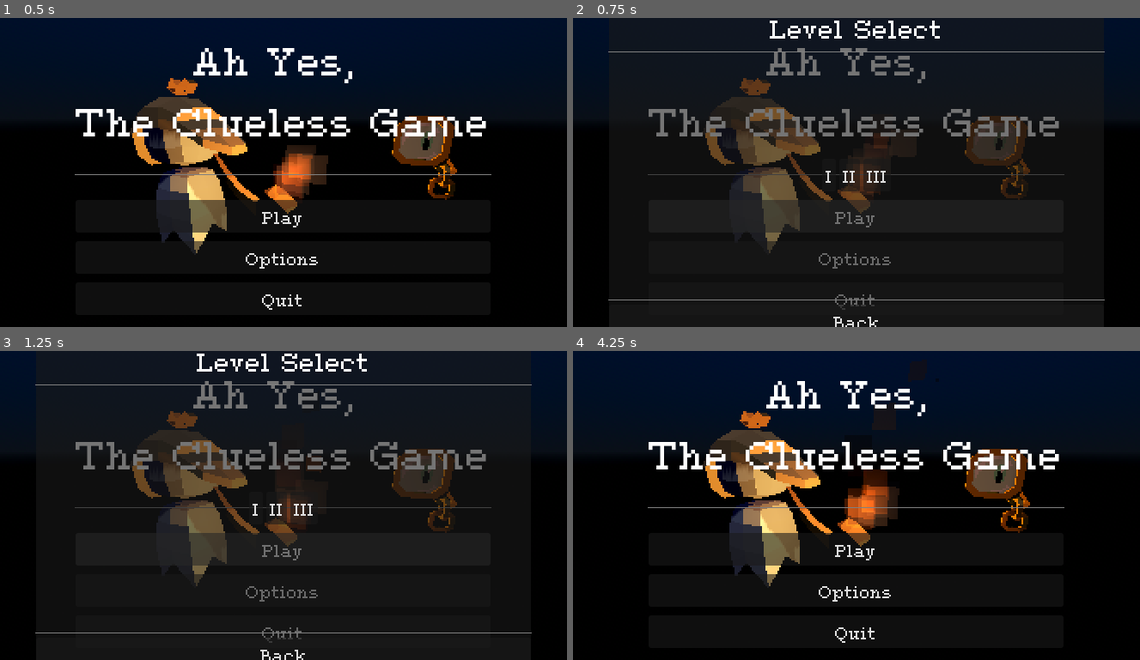
Above: before the commit, frames 1-4 (two rows, left to right).
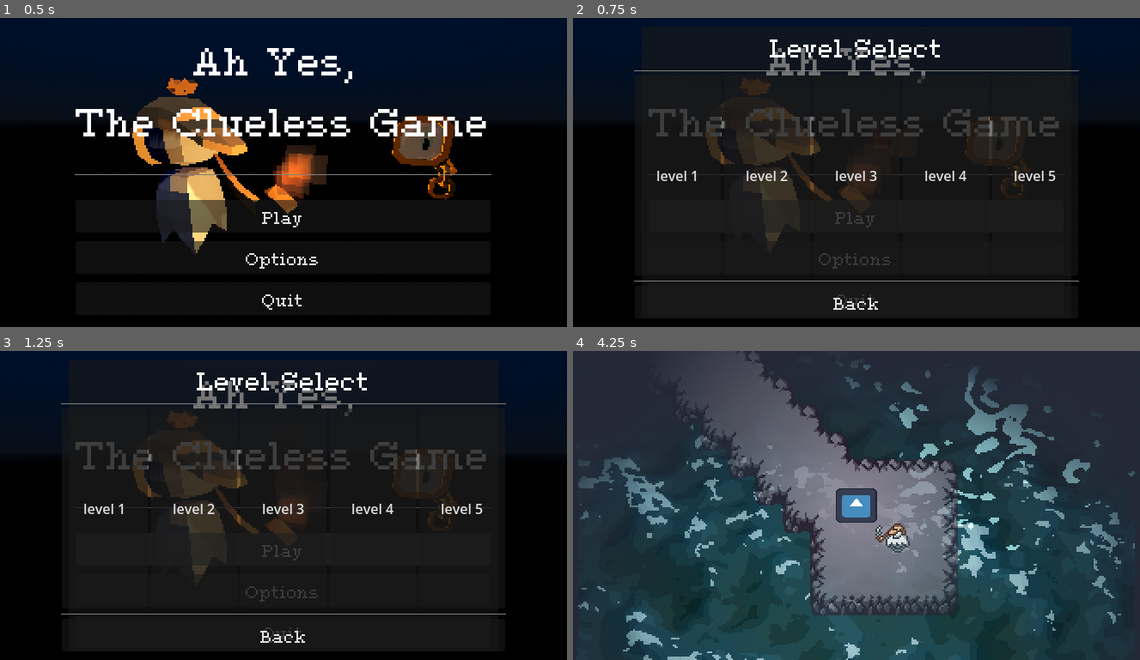
Above: after the commit, the same moments.

Repository: SmithyMKPK/SPRING-RGDC-GAME-JAM-2026
Game: Godot game, scene res://menu_scenes/main_menu.tscn
Same seed, same stepped clock (60 frames per second), same inputs: the game is played once before the commit and once after it. This scene is started directly instead of the project's main scene. The engine's default icon, where the game draws it, is replaced by a stand-in: a white triangle on a blue panel in a dark square.
Inputs (mouse positions are in pixels of both pictures, inside the frame that each line leads up to):
- Up to frame 1 (0.5 s): no input
- Up to frame 2 (0.75 s): click "Play" at 0.5 s
- Up to frame 3 (1.25 s): no input
- Up to frame 4 (4.25 s): click (828, 508) at 1.25 s, where only the run before the commit has a clickable "I"; click (850, 508) at 2 s, where only the run before the commit has a clickable "II"; click (879, 508) at 2.75 s, where only the run before the commit has a clickable "III"; click (856, 653) at 3.5 s, where only the run before the commit has a clickable "Back"

Frame 1 is identical in both runs. In frame 2, 8.4% of the frame differs, in the area x 6-94%, y 0-100%; in frame 3, 8.4%; in frame 4, 100%, in the area x 0-100%, y 0-100%.

Commit message:
feature: level selection

Diff:
--- /dev/null
+++ b/menu_scenes/level_select/level_button.tscn
@@ -0,0 +1,7 @@
+[gd_scene format=3 uid="uid://735rtut6cfeq"]
+
+[node name="LevelButton" type="Button" unique_id=1225191436]
+custom_minimum_size = Vector2(100, 0)
+offset_right = 110.0
+offset_bottom = 233.0
+text = "Level Name"
--- /dev/null
+++ b/menu_scenes/level_select/level_selection_menu.gd
@@ -0,0 +1,30 @@
+extends Control
+
+## The grid container that has buttons to each level
+@export var _level_container: Container;
+
+@export var button_preset: PackedScene;
+
+@export var levels: Array[PackedScene] = [];
+
+func _ready() -> void:
+	var current_button_level: int = 0;
+
+	for level: PackedScene in self.levels:
+
+		var button: Button = self.button_preset.instantiate();
+		button.text = "level %s" % [current_button_level + 1];
+
+		self._level_container.add_child(button);
+
+		button.pressed.connect(
+			Callable(self, "_on_level_button_pressed").bind(current_button_level))
+		current_button_level += 1
+
+## Acts on a level being pressed
+func _on_level_button_pressed(level_number: int) -> void:
+	self.get_tree().change_scene_to_packed(self.levels[level_number]);
+
+## Acts on the back button getting presses
+func _on_back_button_pressed() -> void:
+	self.visible = false
--- /dev/null
+++ b/menu_scenes/level_select/level_selection_menu.tscn
@@ -0,0 +1,58 @@
+[gd_scene format=3 uid="uid://bpf71ifns3ocu"]
+
+[ext_resource type="Script" uid="uid://lnsm40u5fhrl" path="res://menu_scenes/level_select/level_selection_menu.gd" id="1_2vl8i"]
+[ext_resource type="FontFile" uid="uid://cnqy0ca0e0jj6" path="res://assets/typefaces/Cairopixel.ttf" id="1_r6oyx"]
+[ext_resource type="PackedScene" uid="uid://735rtut6cfeq" path="res://menu_scenes/level_select/level_button.tscn" id="2_eyild"]
+
+[node name="Level Selection Menu" type="Control" unique_id=493822413 node_paths=PackedStringArray("_level_container")]
+layout_mode = 3
+anchors_preset = 15
+anchor_right = 1.0
+anchor_bottom = 1.0
+grow_horizontal = 2
+grow_vertical = 2
+script = ExtResource("1_2vl8i")
+_level_container = NodePath("VBoxContainer/HBoxContainer")
+button_preset = ExtResource("2_eyild")
+
+[node name="Panel" type="Panel" parent="." unique_id=628389745]
+layout_mode = 1
+anchors_preset = 15
+anchor_right = 1.0
+anchor_bottom = 1.0
+grow_horizontal = 2
+grow_vertical = 2
+
+[node name="VBoxContainer" type="VBoxContainer" parent="." unique_id=1944206383]
+layout_mode = 1
+anchors_preset = 15
+anchor_right = 1.0
+anchor_bottom = 1.0
+grow_horizontal = 2
+grow_vertical = 2
+
+[node name="Label" type="Label" parent="VBoxContainer" unique_id=570914773]
+layout_mode = 2
+theme_override_fonts/font = ExtResource("1_r6oyx")
+theme_override_font_sizes/font_size = 48
+text = "Level Select"
+horizontal_alignment = 1
+
+[node name="HSeparator" type="HSeparator" parent="VBoxContainer" unique_id=794346751]
+layout_mode = 2
+theme_override_constants/separation = 4
+
+[node name="HBoxContainer" type="HBoxContainer" parent="VBoxContainer" unique_id=16196201]
+layout_mode = 2
+size_flags_vertical = 3
+
+[node name="HSeparator2" type="HSeparator" parent="VBoxContainer" unique_id=608088048]
+layout_mode = 2
+
+[node name="Back Button" type="Button" parent="VBoxContainer" unique_id=345181157]
+layout_mode = 2
+theme_override_fonts/font = ExtResource("1_r6oyx")
+theme_override_font_sizes/font_size = 32
+text = "Back"
+
+[connection signal="pressed" from="VBoxContainer/Back Button" to="." method="_on_back_button_pressed"]
--- a/menu_scenes/level_selection_menu.gd
+++ /dev/null
@@ -1,26 +0,0 @@
-extends Control
-
-## The grid container that has buttons to each level
-@export var _level_container: GridContainer
-
-func _ready() -> void:
-	var current_button_level: int = 1
-
-	for button: Button in self._level_container.get_children():
-		button.pressed.connect(
-			Callable(self, "_on_level_button_pressed").bind(current_button_level))
-		current_button_level += 1
-
-## Acts on a level being pressed
-func _on_level_button_pressed(level_number: int) -> void:
-	match level_number:
-		1:
-			get_tree().change_scene_to_file("res://levels/one/level_one_concept.tscn")
-		2:
-			get_tree().change_scene_to_file("res://levels/two/level_two_concept.tscn")
-		3:
-			get_tree().change_scene_to_file("res://levels/three/level_three_concept.tscn")
-
-## Acts on the back button getting presses
-func _on_back_button_pressed() -> void:
-	self.visible = false
--- a/menu_scenes/level_selection_menu.tscn
+++ /dev/null
@@ -1,74 +0,0 @@
-[gd_scene format=3 uid="uid://bpf71ifns3ocu"]
-
-[ext_resource type="Script" uid="uid://lnsm40u5fhrl" path="res://menu_scenes/level_selection_menu.gd" id="1_2vl8i"]
-[ext_resource type="FontFile" uid="uid://cnqy0ca0e0jj6" path="res://assets/typefaces/Cairopixel.ttf" id="1_r6oyx"]
-
-[node name="Level Selection Menu" type="Control" unique_id=493822413 node_paths=PackedStringArray("_level_container")]
-layout_mode = 3
-anchors_preset = 15
-anchor_right = 1.0
-anchor_bottom = 1.0
-grow_horizontal = 2
-grow_vertical = 2
-script = ExtResource("1_2vl8i")
-_level_container = NodePath("Panel/VBoxContainer/CenterContainer/GridContainer")
-
-[node name="Panel" type="Panel" parent="." unique_id=628389745]
-layout_mode = 0
-offset_left = -288.0
-offset_top = -192.0
-offset_right = 288.0
-offset_bottom = 192.0
-
-[node name="VBoxContainer" type="VBoxContainer" parent="Panel" unique_id=1944206383]
-layout_mode = 0
-offset_right = 576.0
-offset_bottom = 384.0
-
-[node name="Label" type="Label" parent="Panel/VBoxContainer" unique_id=570914773]
-layout_mode = 2
-theme_override_fonts/font = ExtResource("1_r6oyx")
-theme_override_font_sizes/font_size = 48
-text = "Level Select"
-horizontal_alignment = 1
-
-[node name="HSeparator" type="HSeparator" parent="Panel/VBoxContainer" unique_id=794346751]
-layout_mode = 2
-theme_override_constants/separation = 4
-
-[node name="CenterContainer" type="CenterContainer" parent="Panel/VBoxContainer" unique_id=1759007725]
-layout_mode = 2
-size_flags_vertical = 3
-
-[node name="GridContainer" type="GridContainer" parent="Panel/VBoxContainer/CenterContainer" unique_id=414549829]
-layout_mode = 2
-columns = 3
-
-[node name="Level 1 Button" type="Button" parent="Panel/VBoxContainer/CenterContainer/GridContainer" unique_id=938769507]
-layout_mode = 2
-theme_override_fonts/font = ExtResource("1_r6oyx")
-theme_override_font_sizes/font_size = 32
-text = "I"
-
-[node name="Level 2 Button" type="Button" parent="Panel/VBoxContainer/CenterContainer/GridContainer" unique_id=461618880]
-layout_mode = 2
-theme_override_fonts/font = ExtResource("1_r6oyx")
-theme_override_font_sizes/font_size = 32
-text = "II"
-
-[node name="Level 3 Button" type="Button" parent="Panel/VBoxContainer/CenterContainer/GridContainer" unique_id=563803249]
-layout_mode = 2
-theme_override_fonts/font = ExtResource("1_r6oyx")
-theme_override_font_sizes/font_size = 32
-text = "III"
-
-[node name="HSeparator2" type="HSeparator" parent="Panel/VBoxContainer" unique_id=608088048]
-layout_mode = 2
-
-[node name="Back Button" type="Button" parent="Panel/VBoxContainer" unique_id=345181157]
-layout_mode = 2
-theme_override_fonts/font = ExtResource("1_r6oyx")
-theme_override_font_sizes/font_size = 32
-text = "Back"
-
-[connection signal="pressed" from="Panel/VBoxContainer/Back Button" to="." method="_on_back_button_pressed"]
--- a/menu_scenes/main_menu.tscn
+++ b/menu_scenes/main_menu.tscn
@@ -3,8 +3,13 @@
 [ext_resource type="FontFile" uid="uid://cnqy0ca0e0jj6" path="res://assets/typefaces/Cairopixel.ttf" id="1_dg02v"]
 [ext_resource type="Script" uid="uid://cbclcm1cmlaj6" path="res://menu_scenes/main_menu.gd" id="1_kwrte"]
 [ext_resource type="PackedScene" uid="uid://ccvmanekwtydl" path="res://menu_scenes/options_menu.tscn" id="3_0nmaq"]
-[ext_resource type="PackedScene" uid="uid://bpf71ifns3ocu" path="res://menu_scenes/level_selection_menu.tscn" id="4_xnuoq"]
+[ext_resource type="PackedScene" uid="uid://bpf71ifns3ocu" path="res://menu_scenes/level_select/level_selection_menu.tscn" id="4_xnuoq"]
 [ext_resource type="PackedScene" uid="uid://cilgo7ig7tufy" path="res://menu_scenes/main_background/main_menu_background.tscn" id="5_0nmaq"]
+[ext_resource type="PackedScene" uid="uid://bb4nf1t7q628j" path="res://levels/level_tiles/level_1.tscn" id="6_q86ii"]
+[ext_resource type="PackedScene" uid="uid://censmn4x8ngpb" path="res://levels/level_tiles/level_2.tscn" id="7_rrbsy"]
+[ext_resource type="PackedScene" uid="uid://uvp512ldts47" path="res://levels/level_tiles/level_3.tscn" id="8_qaiaw"]
+[ext_resource type="PackedScene" uid="uid://delkpkiemnu1l" path="res://levels/level_tiles/level_4.tscn" id="9_6gg6d"]
+[ext_resource type="PackedScene" uid="uid://c1fcrch7hnvh8" path="res://levels/level_tiles/level_5.tscn" id="10_aki20"]
 
 [node name="Main Menu" type="Control" unique_id=2037886259]
 layout_mode = 3
@@ -81,7 +86,9 @@
 
 [node name="Level Selection Menu" parent="CenterContainer" unique_id=493822413 instance=ExtResource("4_xnuoq")]
 visible = false
+custom_minimum_size = Vector2(500, 340)
 layout_mode = 2
+levels = Array[PackedScene]([ExtResource("6_q86ii"), ExtResource("7_rrbsy"), ExtResource("8_qaiaw"), ExtResource("9_6gg6d"), ExtResource("10_aki20")])
 
 [connection signal="pressed" from="CenterContainer/VBoxContainer/Play Button" to="." method="_on_play_button_pressed"]
 [connection signal="pressed" from="CenterContainer/VBoxContainer/Options Button" to="." method="_on_options_button_pressed"]
Renamed: menu_scenes/level_selection_menu.gd.uid -> menu_scenes/level_select/level_selection_menu.gd.uid
